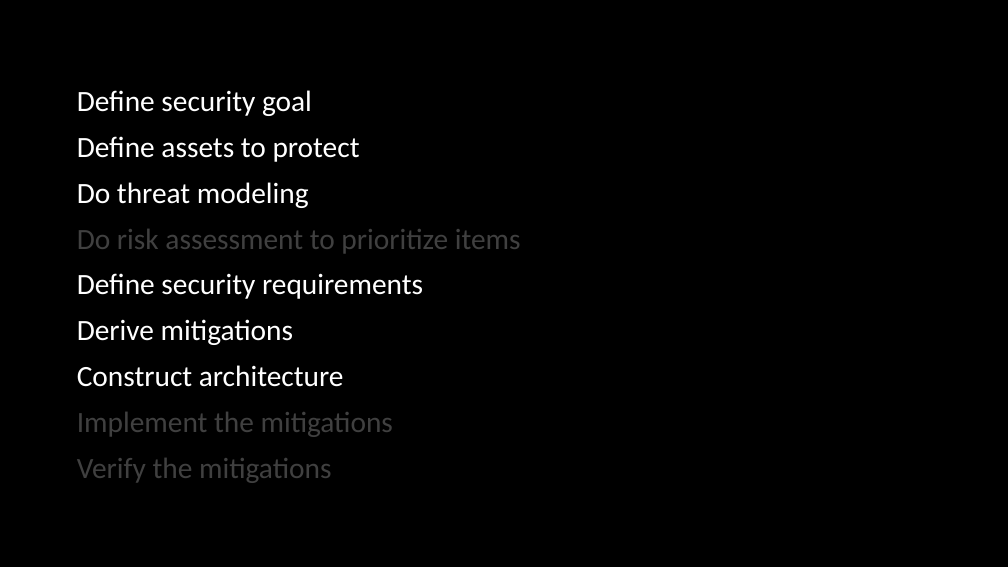
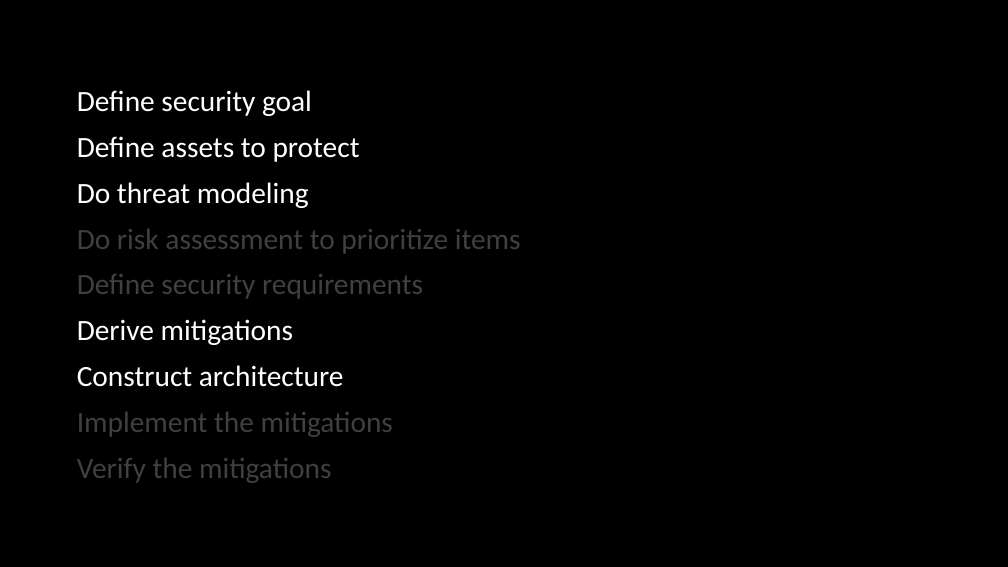
Before and after one commit to prayam/cmu_project_public_bak, a slide deck: slide 16 of docs/phase1_presentation.pptx (slide 4 before the commit). Drawn at 1008x567 pixels with LibreOffice and Linux fonts; fonts in the diff are those of the drawing. Boxes give left, top, right and bottom in pixels: in the first picture for what was removed or moved away, otherwise in the second. Text is boxed around its words. In the diff, an @@ line names an element or a change of style, - is before the commit and + after.

```diff
--- a/docs/phase1_presentation.pptx
+++ b/docs/phase1_presentation.pptx
@@ text at <box>77,274,423,299</box>: text colour #FFFFFF to #404040 in "Define security requirements" @@
```
Also in this commit, not shown: 8 other slides changed, 34 slides added, 1 other file.
